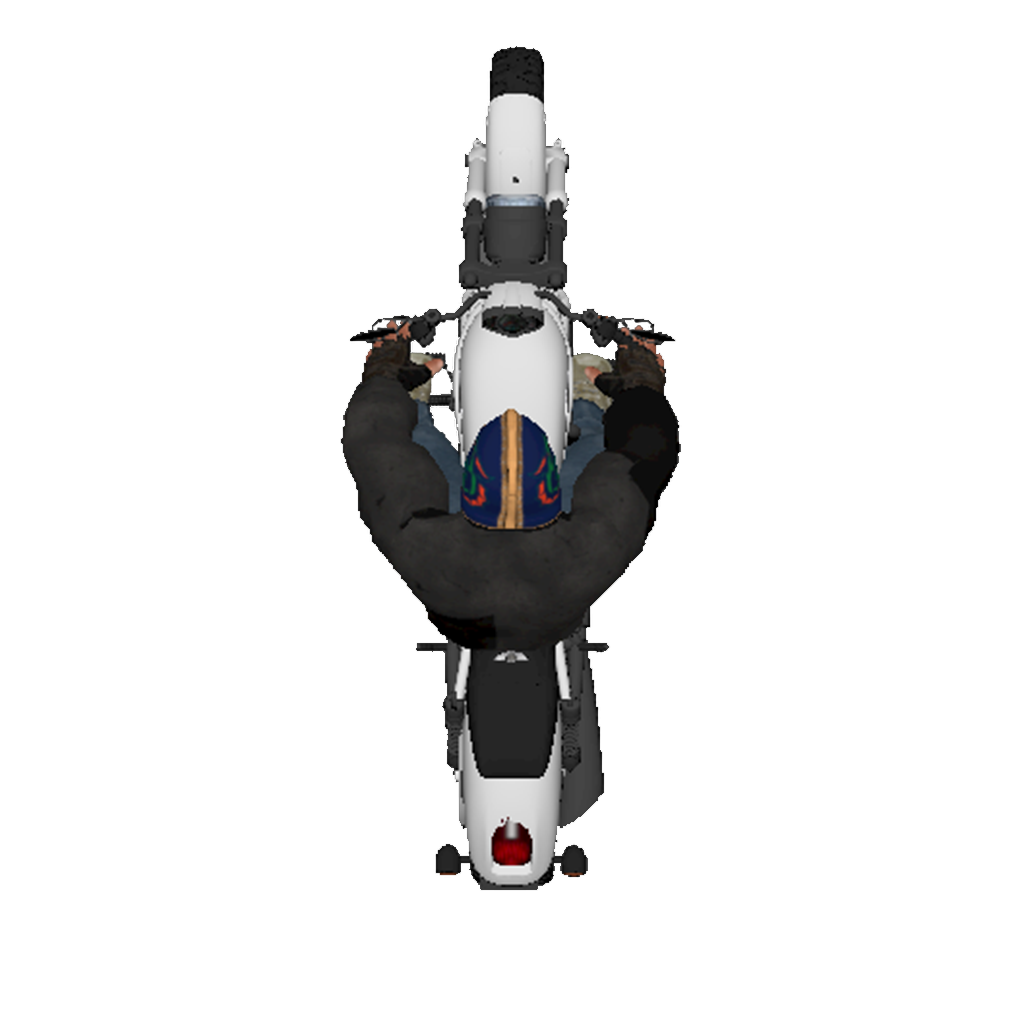
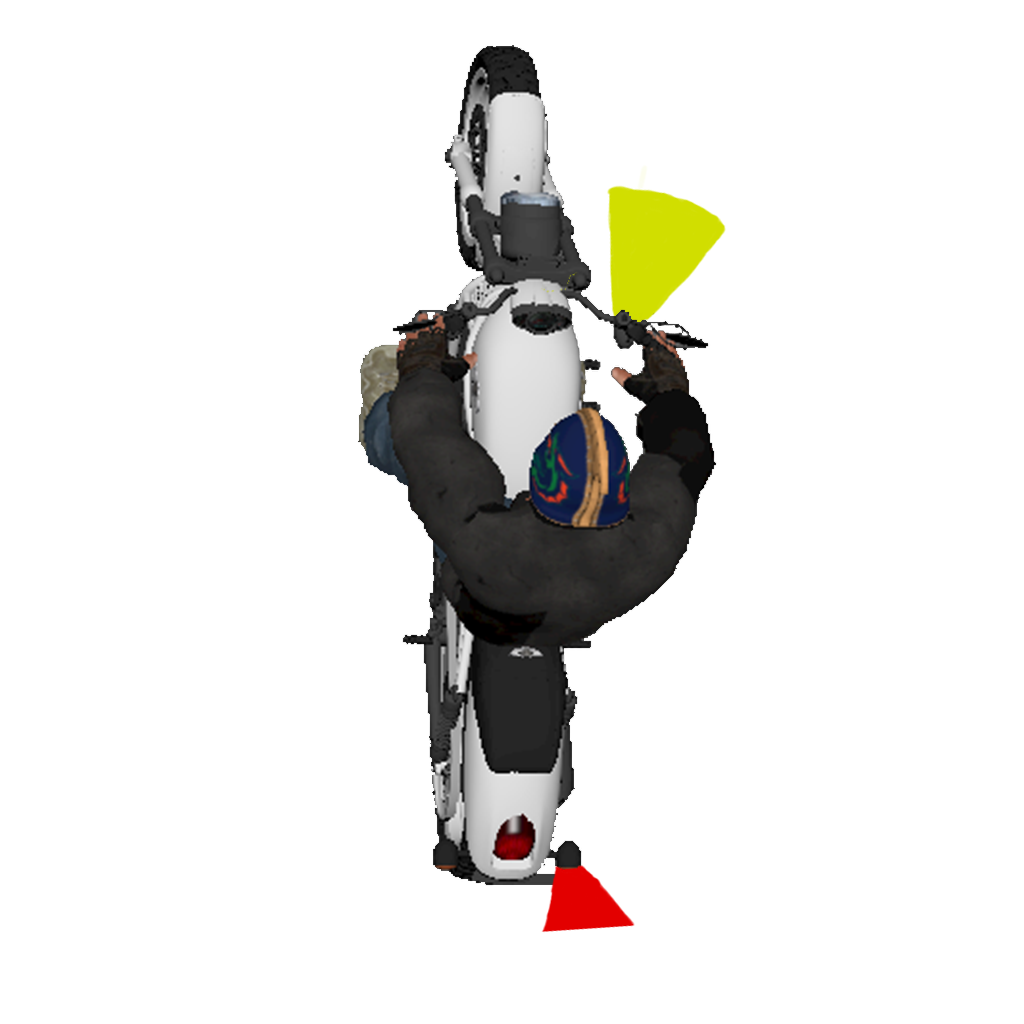
Two versions of the same layered image (1024x1024). Layer-by-layer changes:
added layer "right red copy 3" above "12" over [540, 271, 635, 933]
showed "12" over [357, 45, 717, 887]
added layer "right yellow copy 3" above "10" over [606, 165, 726, 328]
hid "default" over [340, 45, 682, 891]
